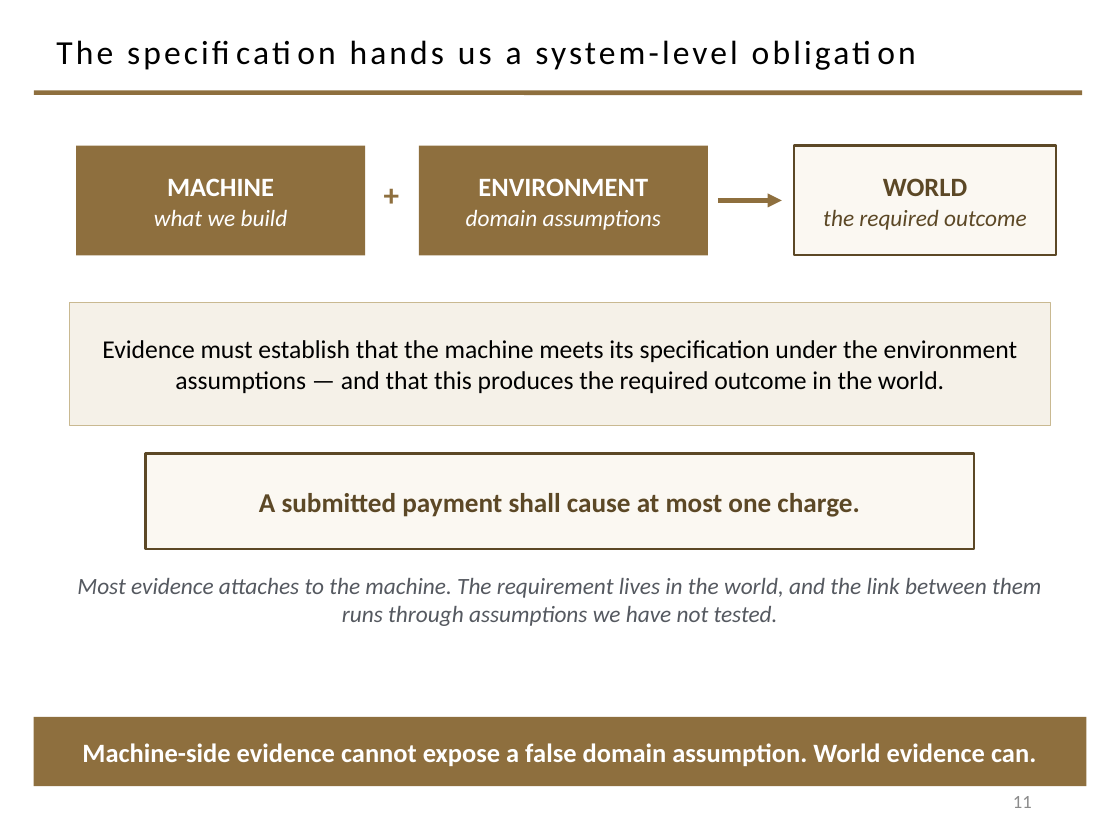
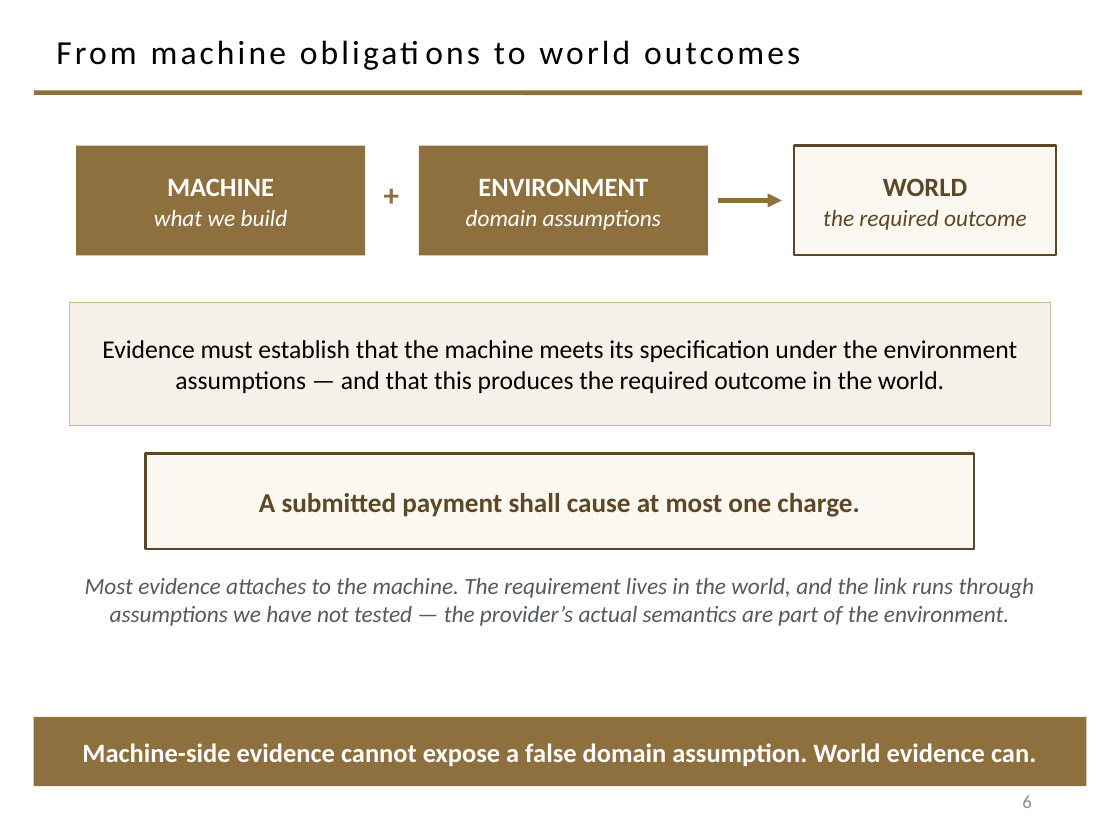
Before and after one commit to davisjam/model-based-agentic-software-engineering, a slide deck: slide 6 of course/lectures/act-1-foundations/08-validation/1-8-Validation.pptx (slide 11 before the commit). Drawn at 1120x840 pixels with LibreOffice and Linux fonts; fonts in the diff are those of the drawing; background and template pictures are left out. Boxes give left, top, right and bottom in pixels: in the first picture for what was removed or moved away, otherwise in the second. Text is boxed around its words. In the diff, an @@ line names an element or a change of style, - is before the commit and + after.

```diff
--- a/course/lectures/act-1-foundations/08-validation/1-8-Validation.pptx
+++ b/course/lectures/act-1-foundations/08-validation/1-8-Validation.pptx
@@ title at [56, 40, 800, 65]: text changed @@
-The specification hands us a system-level obligation
+From machine obligations to world outcomes
@@ text at [85, 578, 1035, 626]: text changed @@
-Most evidence attaches to the machine. The requirement lives in the world, and the link between them runs through assumptions we have not tested.
+Most evidence attaches to the machine. The requirement lives in the world, and the link runs through assumptions we have not tested — the provider’s actual semantics are part of the environment.
@@ page number at [1022, 795, 1031, 808]: text changed @@
-11
+6
```
Also in this commit, not shown: 21 other slides changed, 4 slides added, 30 slides removed.
